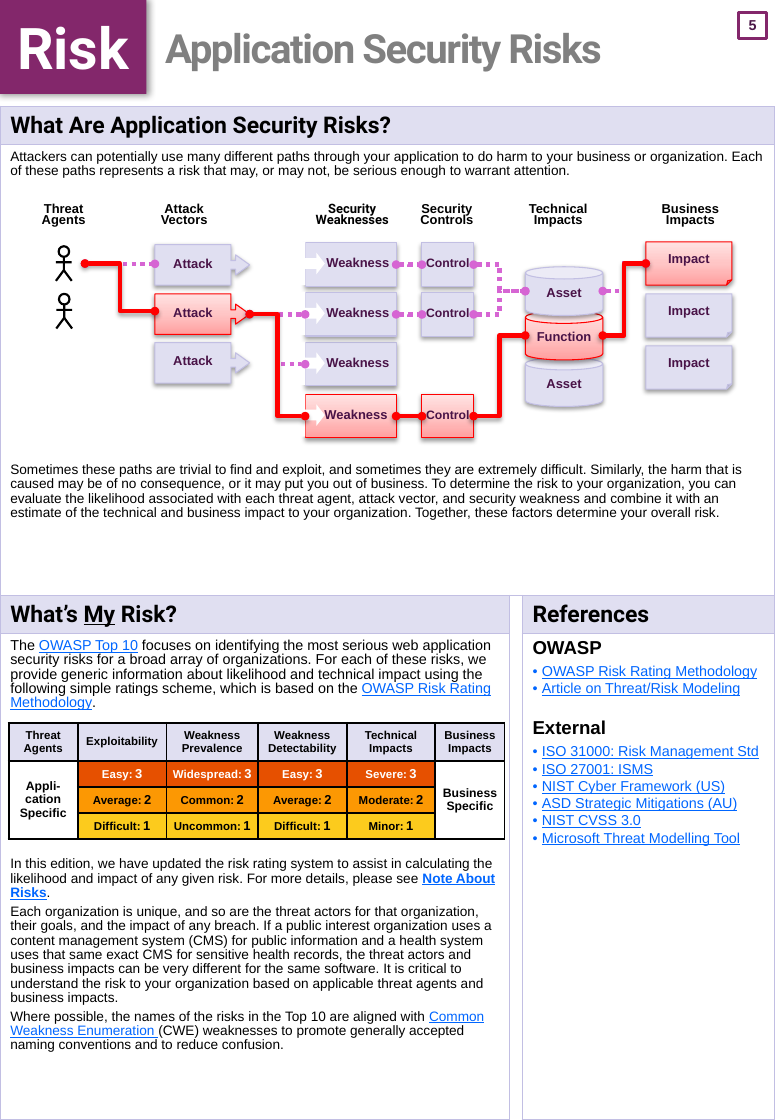
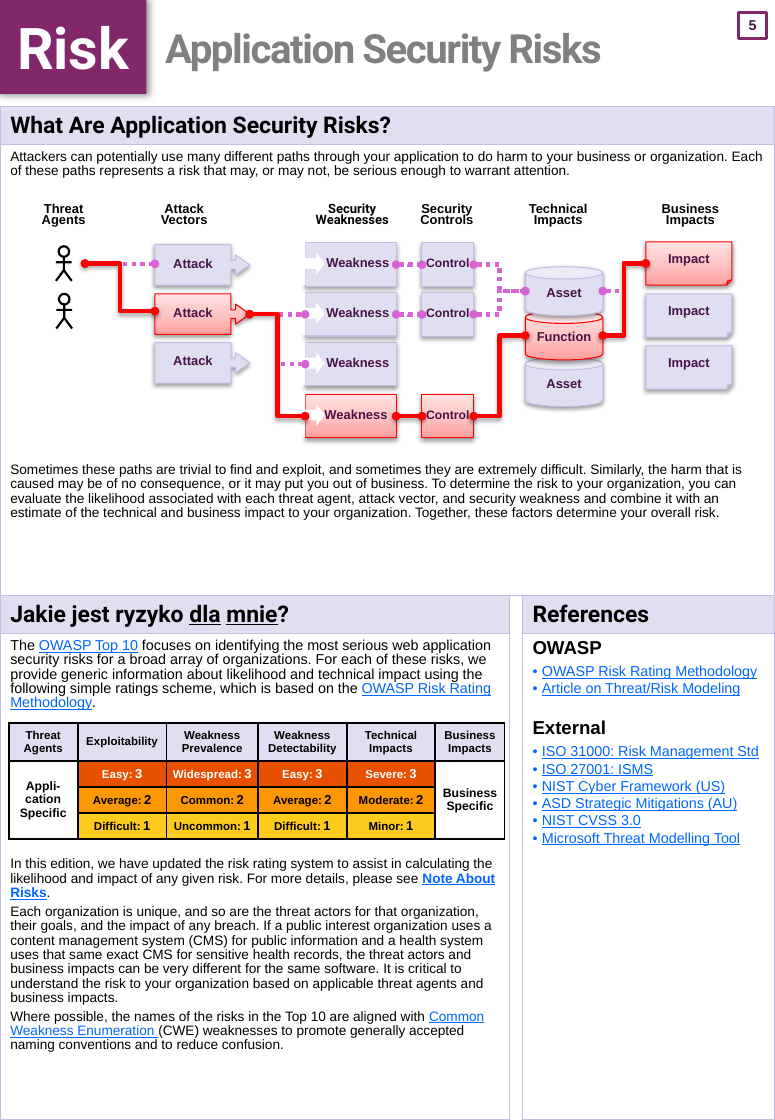
Before and after one commit to leszekkepa/Top10, a slide deck: slide 6 of pl/OWASP Top 10-2017_pl.pptx. Drawn at 775x1120 pixels with LibreOffice and Linux fonts; fonts in the diff are those of the drawing. Boxes give left, top, right and bottom in pixels: in the first picture for what was removed or moved away, otherwise in the second. Text is boxed around its words. In the diff, an @@ line names an element or a change of style, - is before the commit and + after.

```diff
--- a/pl/OWASP Top 10-2017_pl.pptx
+++ b/pl/OWASP Top 10-2017_pl.pptx
@@ table at (0,595,509,1119) @@
-row 1, column 1: What’s My Risk?
+row 1, column 1: Jakie jest ryzyko dla mnie?
```
Also in this commit, not shown: 5 other slides changed, 1 other file.
